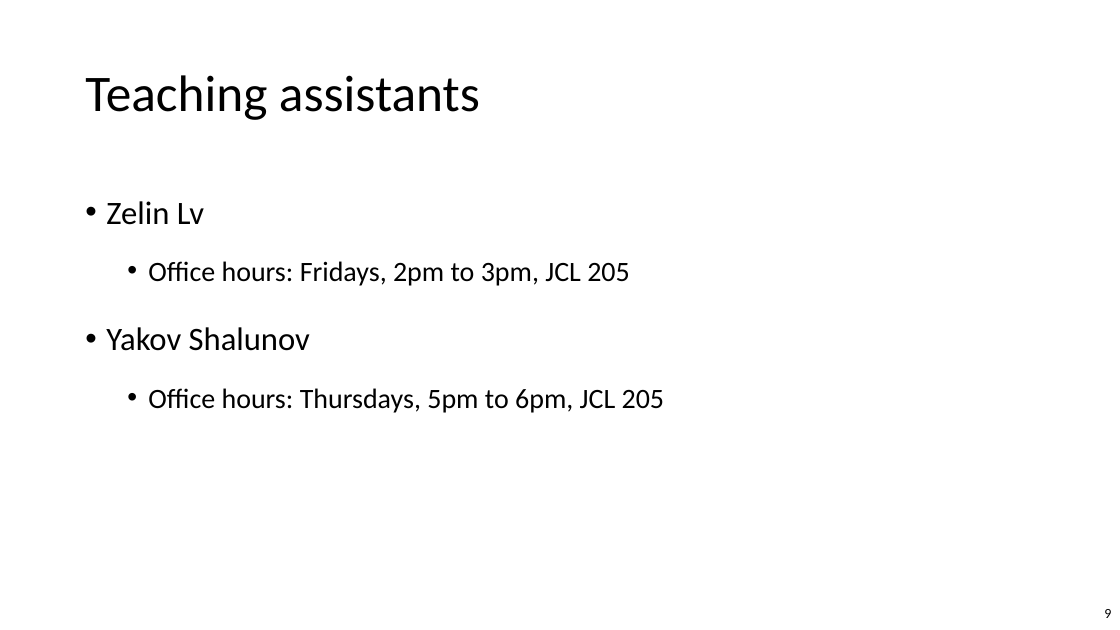
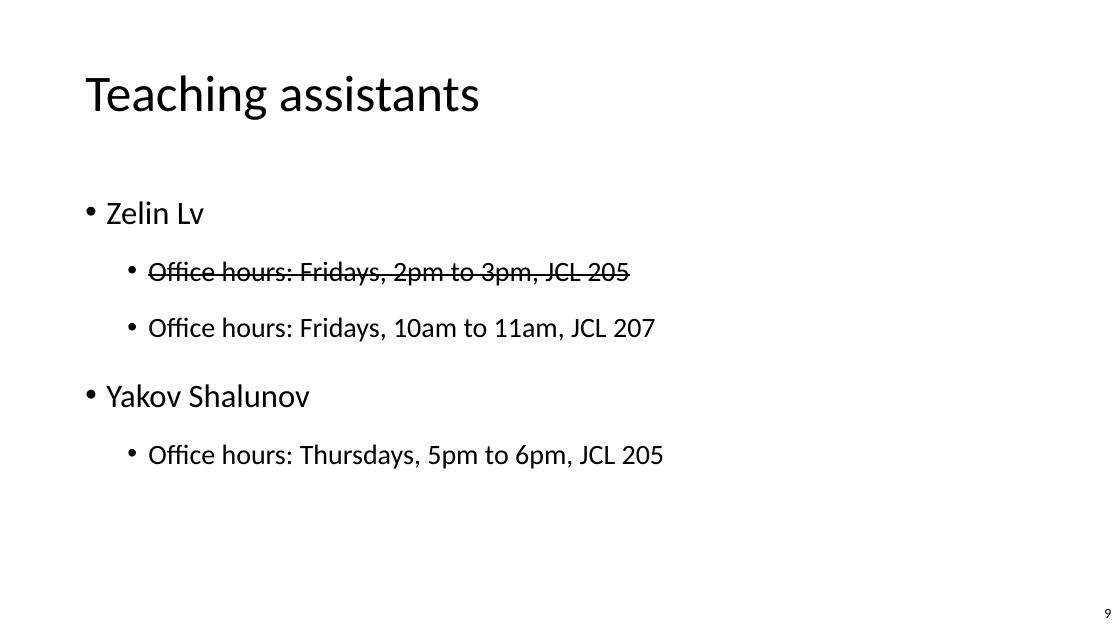
Before and after one commit to williamhoza/personal-website, a slide deck: slide 9 of teaching/spring2025-intro-to-complexity/a1-logistics-turing-machines-strings.pptx. Drawn at 1120x630 pixels with LibreOffice and Linux fonts; fonts in the diff are those of the drawing. Boxes give left, top, right and bottom in pixels: in the first picture for what was removed or moved away, otherwise in the second. Text is boxed around its words. In the diff, an @@ line names an element or a change of style, - is before the commit and + after.

```diff
--- a/teaching/spring2025-intro-to-complexity/a1-logistics-turing-machines-strings.pptx
+++ b/teaching/spring2025-intro-to-complexity/a1-logistics-turing-machines-strings.pptx
@@ text at box(148, 261, 630, 286): strikethrough on in "Office hours: Fridays, 2pm to 3pm, JCL ..." @@
@@ text at box(148, 317, 656, 342): paragraph added @@
+  • Office hours: Fridays, 10am to 11am, JCL 207
```
Also in this commit, not shown: 4 other files.
